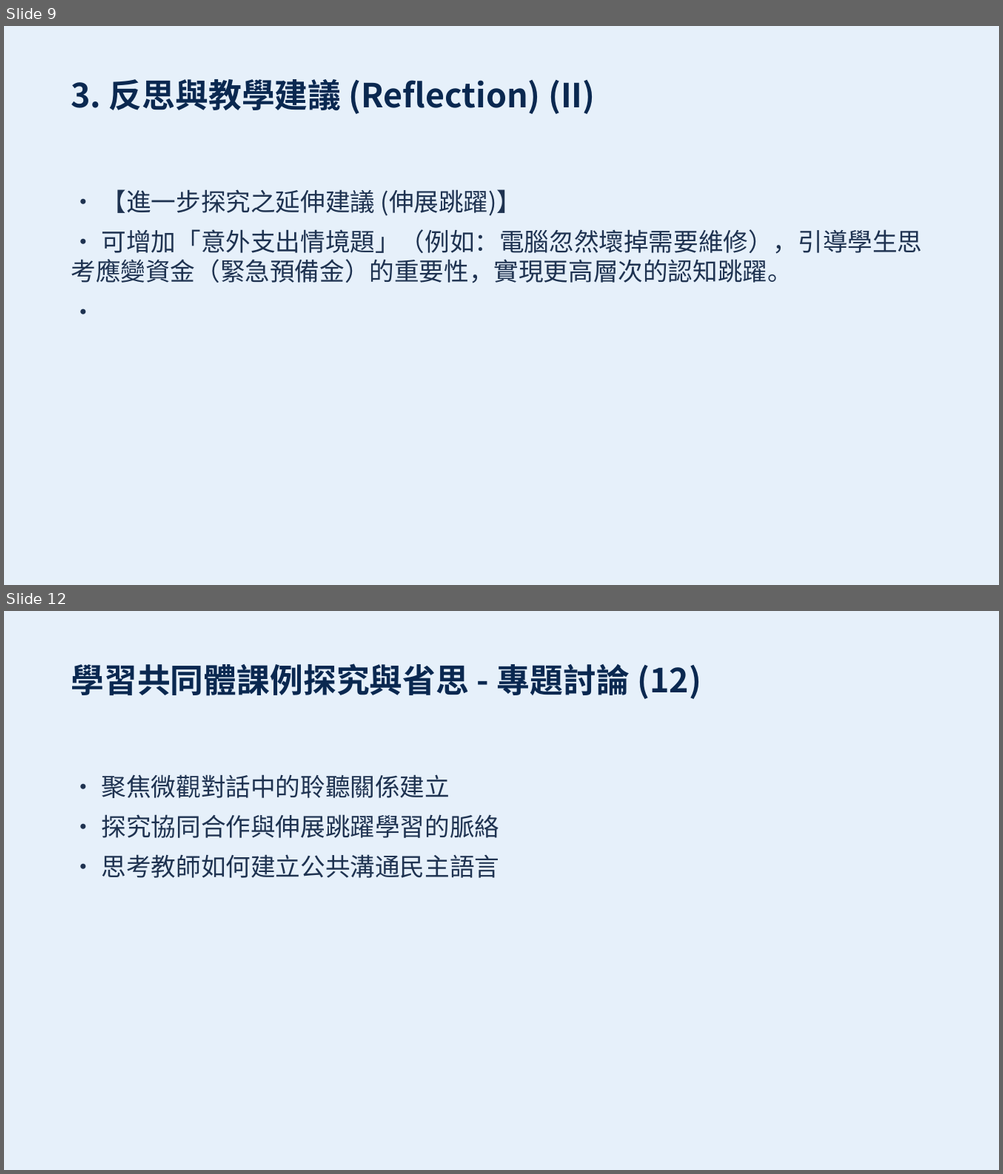
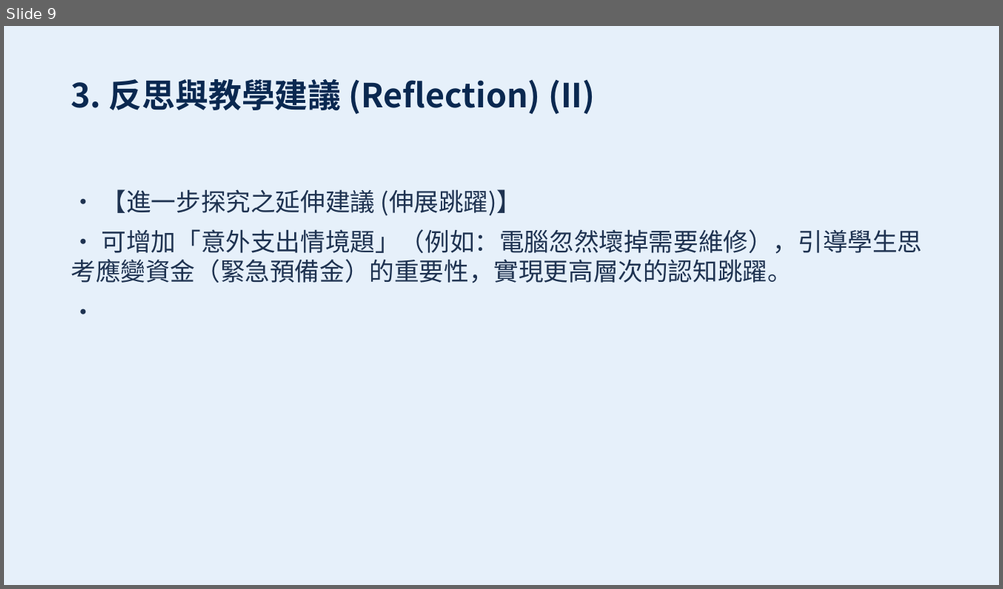
Before and after one commit to sspsapin5566/slc-5th-grade-social-study, a slide deck: output/slides.pptx. Shown one above the other, each under a label of ours: slides 9 and 12 before the commit, slide 9 after it; the slides between them are not shown. The pictures are 1003x1174 and 1003x589 pixels, drawn with LibreOffice and Linux fonts; fonts in the diff are those of the drawing. Boxes give left, top, right and bottom in pixels: in the first picture for what was removed or moved away, otherwise in the second. Text is boxed around its words. In the diff, an @@ line names an element or a change of style, - is before the commit and + after.

```diff
--- a/output/slides.pptx
+++ b/output/slides.pptx
@@ slide 12 removed at (4,611,999,1170), background #E6F0FA @@
@@ text removed at (71,664,701,699) @@
-學習共同體課例探究與省思 - 專題討論 (12)
@@ text removed at (102,775,500,878) @@
-• 聚焦微觀對話中的聆聽關係建立
-• 探究協同合作與伸展跳躍學習的脈絡
-• 思考教師如何建立公共溝通民主語言
```
Also in this commit, not shown: 1 slide changed, 2 other slides removed, 4 other files.
